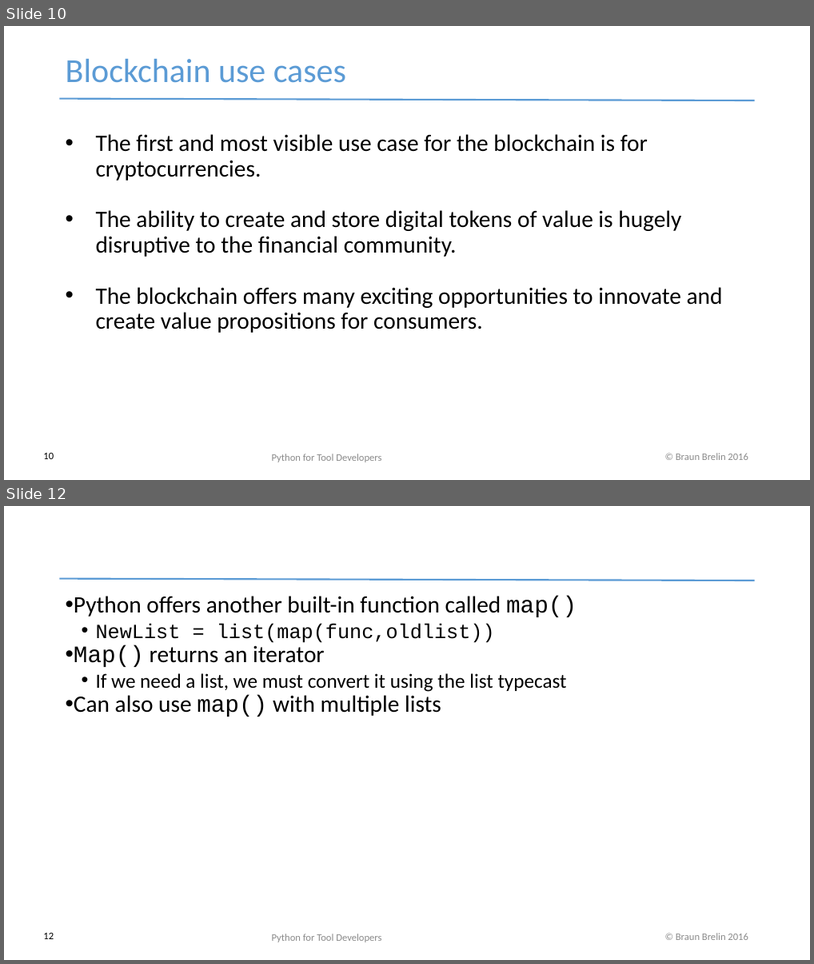
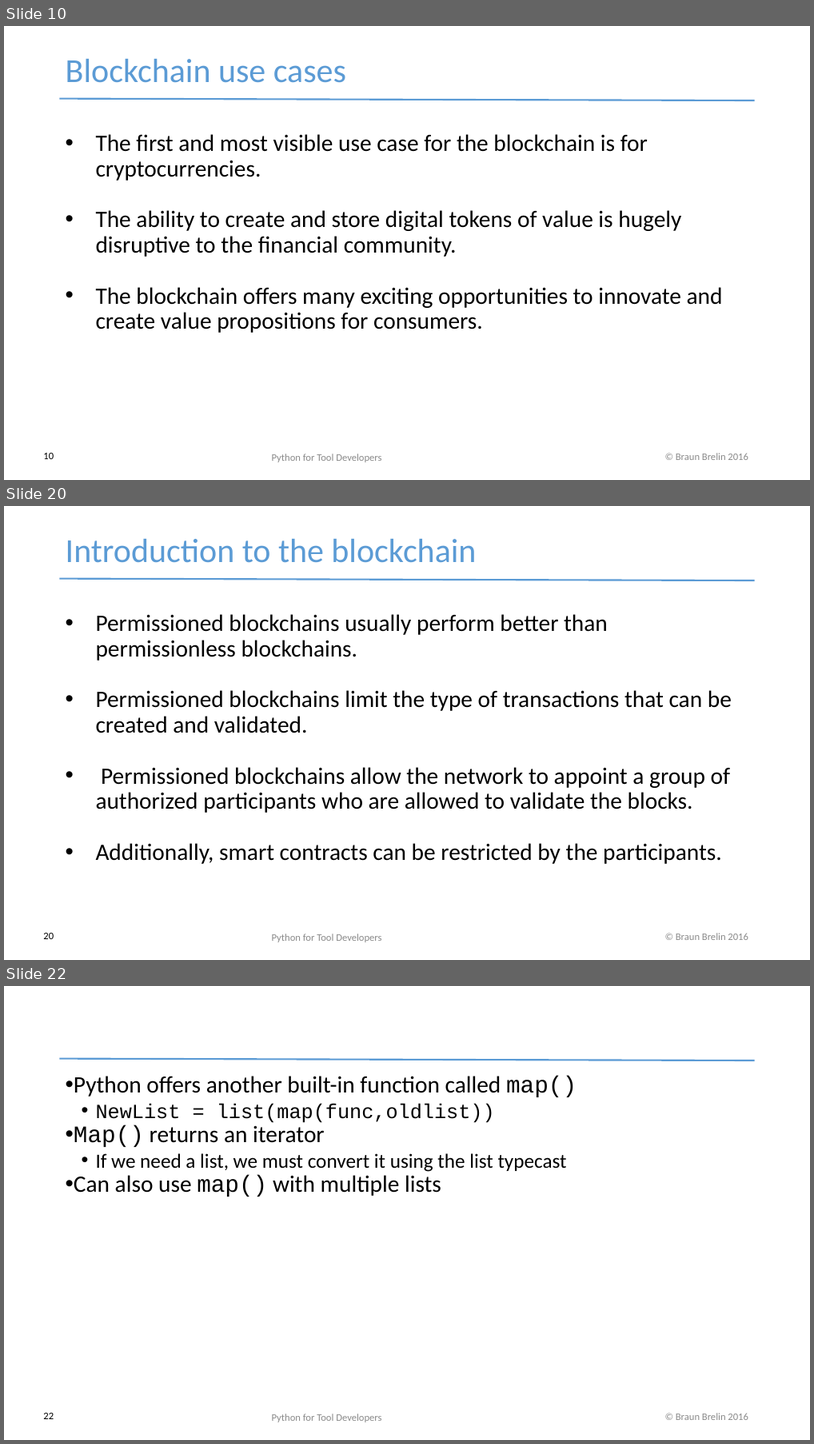
Before and after one commit to redmage123/btc-introductory-workshop, a slide deck: docs/Blockchain workshop v0.1.pptx. Shown one above the other, each under a label of ours: slides 10 and 12 before the commit, slides 10, 20 and 22 after it; the slides between them are not shown. The pictures are 814x964 and 814x1444 pixels, drawn with LibreOffice and Linux fonts; fonts in the diff are those of the drawing. Boxes give left, top, right and bottom in pixels: in the first picture for what was removed or moved away, otherwise in the second. Text is boxed around its words. In the diff, an @@ line names an element or a change of style, - is before the commit and + after.

```diff
--- a/docs/Blockchain workshop v0.1.pptx
+++ b/docs/Blockchain workshop v0.1.pptx
@@ slide 20 added at (x1=4, y1=506, x2=810, y2=960), background #FFFFFF; not listed: 2 template elements that a slide beside it also shows @@
@@ text added at (x1=66, y1=539, x2=476, y2=563), 40 pt, text #5B9BD5 @@
+Introduction to the blockchain
@@ text added at (x1=96, y1=614, x2=732, y2=864), 28 pt, text #000000 @@
+• Permissioned blockchains usually perform better than permissionless blockchains.
+• Permissioned blockchains limit the type of transactions that can be created and validated.
+• Permissioned blockchains allow the network to appoint a group of authorized participants who are allowed to validate the blocks.
+• Additionally, smart contracts can be restricted by the participants.
@@ page number added at (x1=43, y1=932, x2=54, y2=939), 12 pt, text #000000 @@
+20
@@ text added at (x1=272, y1=933, x2=382, y2=942), 12 pt, text #8B8B8B @@
+Python for Tool Developers
@@ what was slide 12 is now slide 22 @@
@@ page number at (x1=43, y1=1412, x2=54, y2=1419): text changed @@
-12
+22
```
Also in this commit, not shown: 1 slide changed, 9 other slides added, 3 other files.
